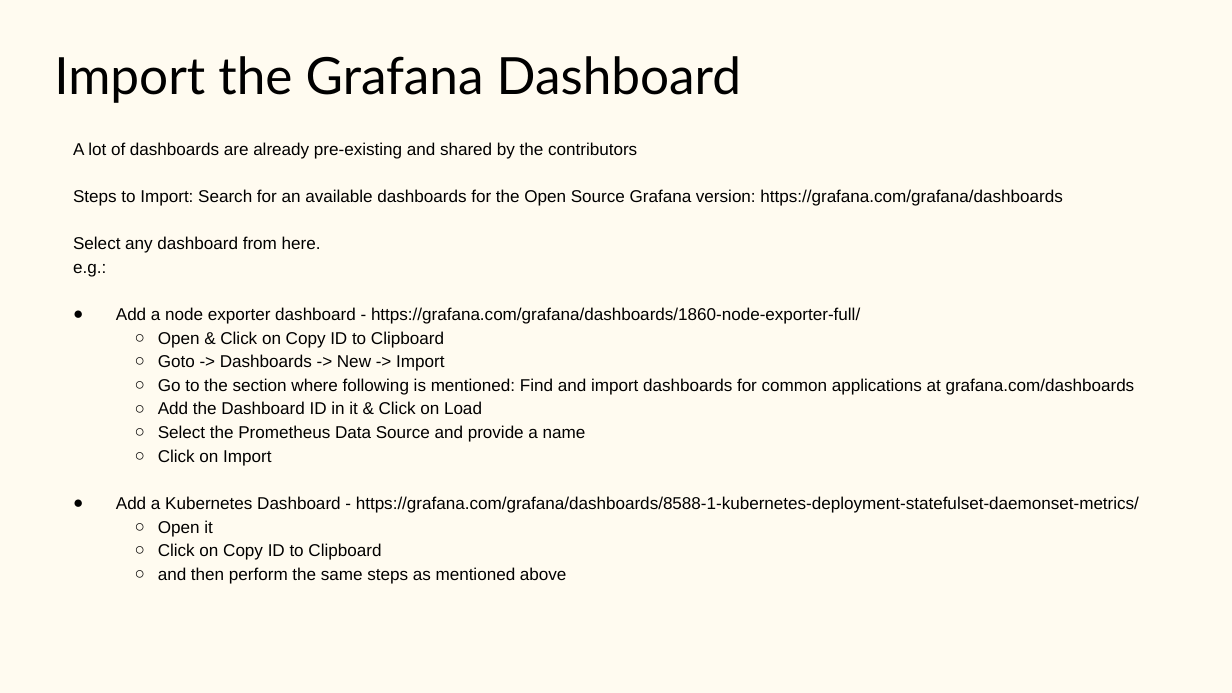
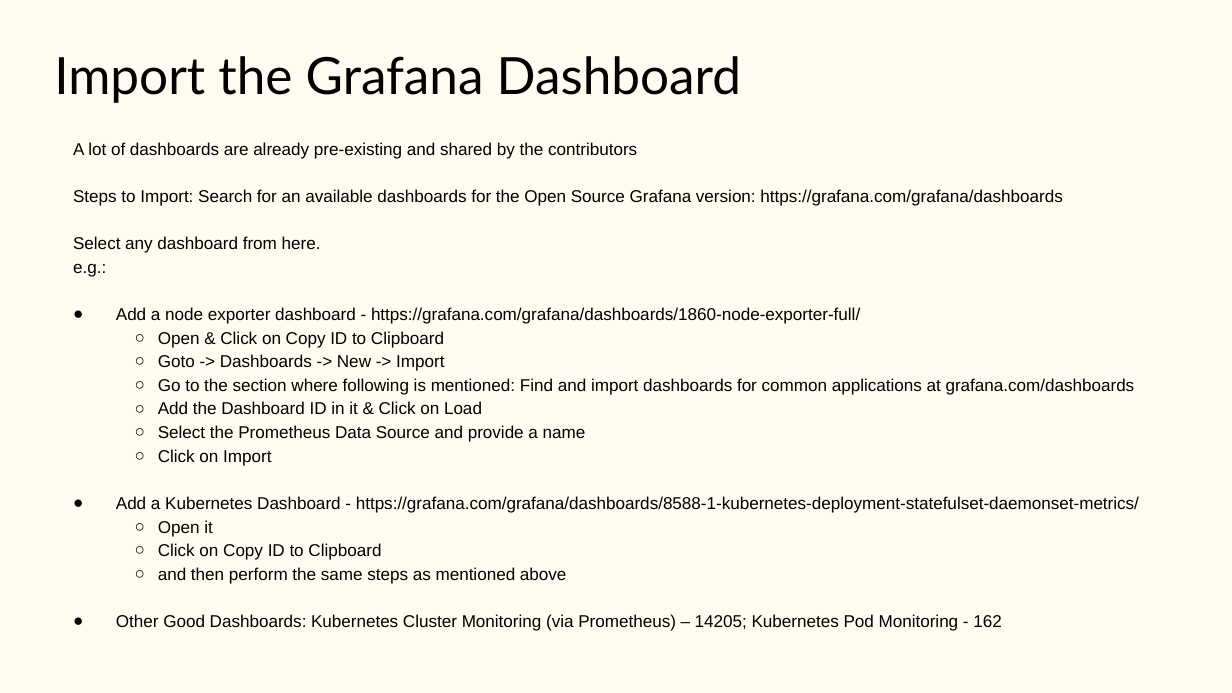
Before and after one commit to aishp411/PPMCAD12, a slide deck: slide 10 of Monitoring/Prometheus-Grafana.pptx. Drawn at 1232x693 pixels with LibreOffice and Linux fonts; fonts in the diff are those of the drawing. Boxes give left, top, right and bottom in pixels: in the first picture for what was removed or moved away, otherwise in the second. Text is boxed around its words. In the diff, an @@ line names an element or a change of style, - is before the commit and + after.

```diff
--- a/Monitoring/Prometheus-Grafana.pptx
+++ b/Monitoring/Prometheus-Grafana.pptx
@@ text at bbox=[116, 614, 1002, 631]: paragraph added @@
+● Other Good Dashboards: Kubernetes Cluster Monitoring (via Prometheus) – 14205; Kubernetes Pod Monitoring - 162
```
Also in this commit, not shown: 2 other files.
